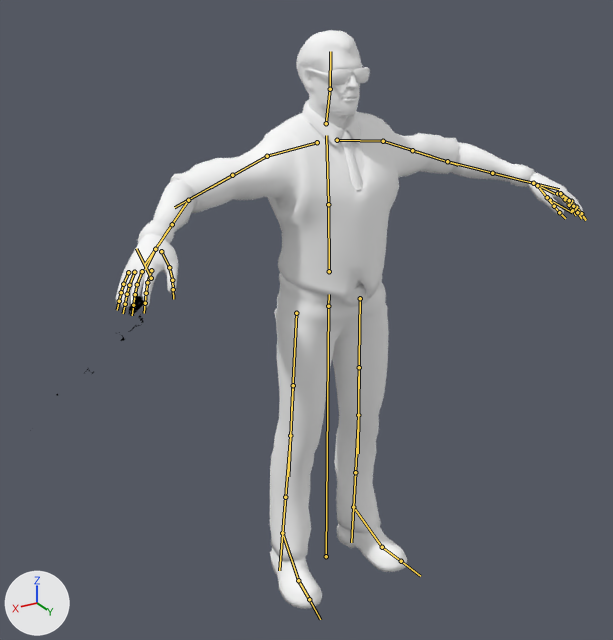
Two versions of the Blender file Blends/Blender_Arms_Animations.blend, one commit apart.
One viewpoint serves both versions: a 50 mm lens placed at (1.359, 2.125, 2.024), pointed at (0.178, 0.156, 1.04). The lights are fixed; the arrows at lower left show +X, +Y and +Z. The bones that bend it are drawn over the model as lines.

Objects in the first picture: 'BodyGuard03_Head', 'BodyGuard03_Pants', 'BodyGuard03_Shoes', 'BodyGuard03_Torso.001', 'BodyGuard_03_Hand.001', 'score'.
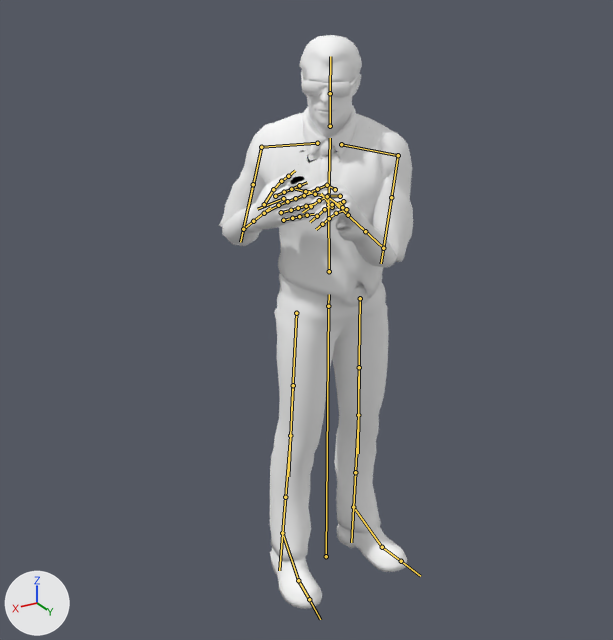
The newer file adds an action. The first version stands in its rest pose; the second is drawn at frame 50 of the action 'TP_AR_Reload'.

Diff of the bpy script that builds the scene:
```diff
--- a/Blends/Blender_Arms_Animations.blend.py
+++ b/Blends/Blender_Arms_Animations.blend.py
@@ bone_spine1 @@
 bone_spine1 = bpy.data.objects['Armature.001'].pose.bones['Spine1']  # child of 'Spine'
-bone_spine1.rotation_quaternion = (1.0, 0.0, 0.0, 0.0)  # degrees (0, 0, 0)
+bone_spine1.rotation_quaternion = (0.941, 0.082, -0.329, -0.003)  # degrees (11, -38, -4)
@@ bone_leftshoulder @@
 bone_leftshoulder = bpy.data.objects['Armature.001'].pose.bones['LeftShoulder']  # child of 'Spine1'
-bone_leftshoulder.rotation_quaternion = (1.0, 0.0, 0.0, 0.0)  # degrees (0, 0, 0)
+bone_leftshoulder.rotation_quaternion = (0.998, -0.061, 0.0, 0.0)  # degrees (-7, 0, 0)
@@ bone_leftarm @@
 bone_leftarm = bpy.data.objects['Armature.001'].pose.bones['LeftArm']  # child of 'LeftShoulder'
-bone_leftarm.rotation_quaternion = (1.0, 0.0, 0.0, 0.0)  # degrees (0, 0, 0)
+bone_leftarm.rotation_quaternion = (0.799, -0.245, 0.026, 0.549)  # degrees (-22, 18, 65)
@@ bone_leftforearm @@
 bone_leftforearm = bpy.data.objects['Armature.001'].pose.bones['LeftForeArm']  # child of 'LeftArm'
-bone_leftforearm.rotation_quaternion = (1.0, 0.0, 0.0, 0.0)  # degrees (0, 0, 0)
+bone_leftforearm.rotation_quaternion = (0.757, -0.467, -0.408, 0.205)  # degrees (-75, -25, 50)
@@ bone_lefthand @@
 bone_lefthand = bpy.data.objects['Armature.001'].pose.bones['LeftHand']  # child of 'LeftForeArm'
-bone_lefthand.rotation_quaternion = (1.0, 0.0, 0.0, 0.0)  # degrees (0, 0, 0)
+bone_lefthand.rotation_quaternion = (0.606, -0.023, 0.703, -0.122)  # degrees (61, 105, 52)
@@ bone_lefthandindex1 @@
 bone_lefthandindex1 = bpy.data.objects['Armature.001'].pose.bones['LeftHandIndex1']  # child of 'LeftHand'
-bone_lefthandindex1.rotation_quaternion = (1.0, 0.0, 0.0, 0.0)  # degrees (0, 0, 0)
+bone_lefthandindex1.rotation_quaternion = (0.995, 0.0, 0.0, 0.1)  # degrees (0, 0, 11)
@@ bone_lefthandindex2 @@
 bone_lefthandindex2 = bpy.data.objects['Armature.001'].pose.bones['LeftHandIndex2']  # child of 'LeftHandIndex1'
-bone_lefthandindex2.rotation_quaternion = (1.0, 0.0, 0.0, 0.0)  # degrees (0, 0, 0)
+bone_lefthandindex2.rotation_quaternion = (0.915, 0.0, 0.0, 0.292)  # degrees (0, 0, 35)
@@ bone_lefthandmiddle1 @@
 bone_lefthandmiddle1 = bpy.data.objects['Armature.001'].pose.bones['LeftHandMiddle1']  # child of 'LeftHand'
-bone_lefthandmiddle1.rotation_quaternion = (1.0, 0.0, 0.0, 0.0)  # degrees (0, 0, 0)
+bone_lefthandmiddle1.rotation_quaternion = (0.964, 0.0, 0.0, 0.266)  # degrees (0, 0, 31)
@@ bone_lefthandmiddle2 @@
 bone_lefthandmiddle2 = bpy.data.objects['Armature.001'].pose.bones['LeftHandMiddle2']  # child of 'LeftHandMiddle1'
-bone_lefthandmiddle2.rotation_quaternion = (1.0, 0.0, 0.0, 0.0)  # degrees (0, 0, 0)
+bone_lefthandmiddle2.rotation_quaternion = (0.951, 0.0, 0.0, 0.219)  # degrees (0, 0, 26)
@@ bone_lefthandpinky1 @@
 bone_lefthandpinky1 = bpy.data.objects['Armature.001'].pose.bones['LeftHandPinky1']  # child of 'LeftHand'
-bone_lefthandpinky1.rotation_quaternion = (1.0, 0.0, 0.0, 0.0)  # degrees (0, 0, 0)
+bone_lefthandpinky1.rotation_quaternion = (0.929, 0.0, 0.0, 0.37)  # degrees (0, 0, 43)
@@ bone_lefthandpinky2 @@
 bone_lefthandpinky2 = bpy.data.objects['Armature.001'].pose.bones['LeftHandPinky2']  # child of 'LeftHandPinky1'
-bone_lefthandpinky2.rotation_quaternion = (1.0, 0.0, 0.0, 0.0)  # degrees (0, 0, 0)
+bone_lefthandpinky2.rotation_quaternion = (0.947, 0.0, 0.0, 0.237)  # degrees (0, 0, 28)
@@ bone_lefthandring1 @@
 bone_lefthandring1 = bpy.data.objects['Armature.001'].pose.bones['LeftHandRing1']  # child of 'LeftHand'
-bone_lefthandring1.rotation_quaternion = (1.0, 0.0, 0.0, 0.0)  # degrees (0, 0, 0)
+bone_lefthandring1.rotation_quaternion = (0.95, 0.0, 0.0, 0.312)  # degrees (0, 0, 36)
@@ bone_lefthandring2 @@
 bone_lefthandring2 = bpy.data.objects['Armature.001'].pose.bones['LeftHandRing2']  # child of 'LeftHandRing1'
-bone_lefthandring2.rotation_quaternion = (1.0, 0.0, 0.0, 0.0)  # degrees (0, 0, 0)
+bone_lefthandring2.rotation_quaternion = (0.93, 0.0, 0.0, 0.253)  # degrees (0, 0, 30)
@@ bone_lefthandthumb2 @@
 bone_lefthandthumb2 = bpy.data.objects['Armature.001'].pose.bones['LeftHandThumb2']  # child of 'LeftHandThumb1'
-bone_lefthandthumb2.rotation_quaternion = (1.0, 0.0, 0.0, 0.0)  # degrees (0, 0, 0)
+bone_lefthandthumb2.rotation_quaternion = (0.988, -0.148, -0.028, -0.026)  # degrees (-17, -4, -3)
@@ bone_lefthandthumb3 @@
 bone_lefthandthumb3 = bpy.data.objects['Armature.001'].pose.bones['LeftHandThumb3']  # child of 'LeftHandThumb2'
-bone_lefthandthumb3.rotation_quaternion = (1.0, 0.0, 0.0, 0.0)  # degrees (0, 0, 0)
+bone_lefthandthumb3.rotation_quaternion = (0.991, 0.0, 0.0, -0.132)  # degrees (0, 0, -15)
@@ bone_rightarm @@
 bone_rightarm = bpy.data.objects['Armature.001'].pose.bones['RightArm']  # child of 'RightShoulder'
-bone_rightarm.rotation_quaternion = (1.0, 0.0, 0.0, 0.0)  # degrees (0, 0, 0)
+bone_rightarm.rotation_quaternion = (0.877, -0.03, -0.044, -0.478)  # degrees (-1, -6, -57)
@@ bone_rightforearm @@
 bone_rightforearm = bpy.data.objects['Armature.001'].pose.bones['RightForeArm']  # child of 'RightArm'
-bone_rightforearm.rotation_quaternion = (1.0, 0.0, 0.0, 0.0)  # degrees (0, 0, 0)
+bone_rightforearm.rotation_quaternion = (0.767, -0.632, 0.011, -0.109)  # degrees (-78, -7, -11)
@@ bone_righthand @@
 bone_righthand = bpy.data.objects['Armature.001'].pose.bones['RightHand']  # child of 'RightForeArm'
-bone_righthand.rotation_quaternion = (1.0, 0.0, 0.0, 0.0)  # degrees (0, 0, 0)
+bone_righthand.rotation_quaternion = (0.967, -0.09, 0.231, -0.056)  # degrees (-13, 26, -10)
```

What differs and where, as boxes [x1, y1, x2, y2] in the pictures (613 x 640 px):
'BodyGuard03_Torso.001', posed (51% narrower)
    before: [137, 100, 534, 303]
    after: [219, 105, 413, 303]
'score', posed (28% narrower, 50% shorter)
    before: [19, 213, 225, 440]
    after: [235, 121, 384, 235]
'BodyGuard_03_Hand.001', posed
    before: [116, 171, 584, 304]
    after: [250, 180, 362, 232]
'BodyGuard03_Head', posed (15% narrower)
    before: [296, 30, 370, 129]
    after: [299, 35, 362, 138]
bone 'Spine1', root to tip
    before: (328, 204) to (326, 135)
    after: (328, 204) to (330, 138)
bone 'LeftShoulder', root to tip
    before: (337, 140) to (383, 141)
    after: (341, 144) to (398, 155)
bone 'LeftArm', root to tip
    before: (383, 141) to (430, 156)
    after: (398, 155) to (387, 223)
bone 'LeftForeArm', root to tip
    before: (447, 161) to (513, 178)
    after: (383, 248) to (357, 223)
bone 'LeftHand', root to tip
    before: (533, 183) to (554, 193)
    after: (348, 215) to (340, 202)
bone 'LeftHandIndex1', root to tip
    before: (561, 194) to (571, 201)
    after: (335, 189) to (327, 185)
bone 'LeftHandIndex2', root to tip
    before: (571, 201) to (576, 207)
    after: (327, 185) to (317, 189)
bone 'LeftHandMiddle1', root to tip
    before: (561, 194) to (571, 201)
    after: (340, 196) to (328, 195)
bone 'LeftHandMiddle2', root to tip
    before: (571, 201) to (576, 207)
    after: (328, 195) to (319, 200)
bone 'LeftHandPinky1', root to tip
    before: (557, 193) to (565, 199)
    after: (346, 209) to (336, 213)
bone 'LeftHandPinky2', root to tip
    before: (565, 199) to (569, 205)
    after: (336, 213) to (329, 218)
bone 'LeftHandRing1', root to tip
    before: (560, 193) to (569, 200)
    after: (343, 201) to (332, 204)
bone 'LeftHandRing2', root to tip
    before: (569, 200) to (573, 206)
    after: (332, 204) to (324, 209)
bone 'LeftHandThumb2', root to tip
    before: (547, 197) to (554, 206)
    after: (327, 196) to (315, 194)
bone 'LeftHandThumb3', root to tip
    before: (554, 206) to (559, 212)
    after: (315, 194) to (305, 191)
bone 'RightArm', root to tip
    before: (267, 156) to (211, 187)
    after: (261, 147) to (248, 207)
bone 'RightForeArm', root to tip
    before: (188, 200) to (164, 236)
    after: (243, 229) to (258, 217)
bone 'RightHand', root to tip
    before: (155, 249) to (145, 269)
    after: (264, 213) to (277, 206)
